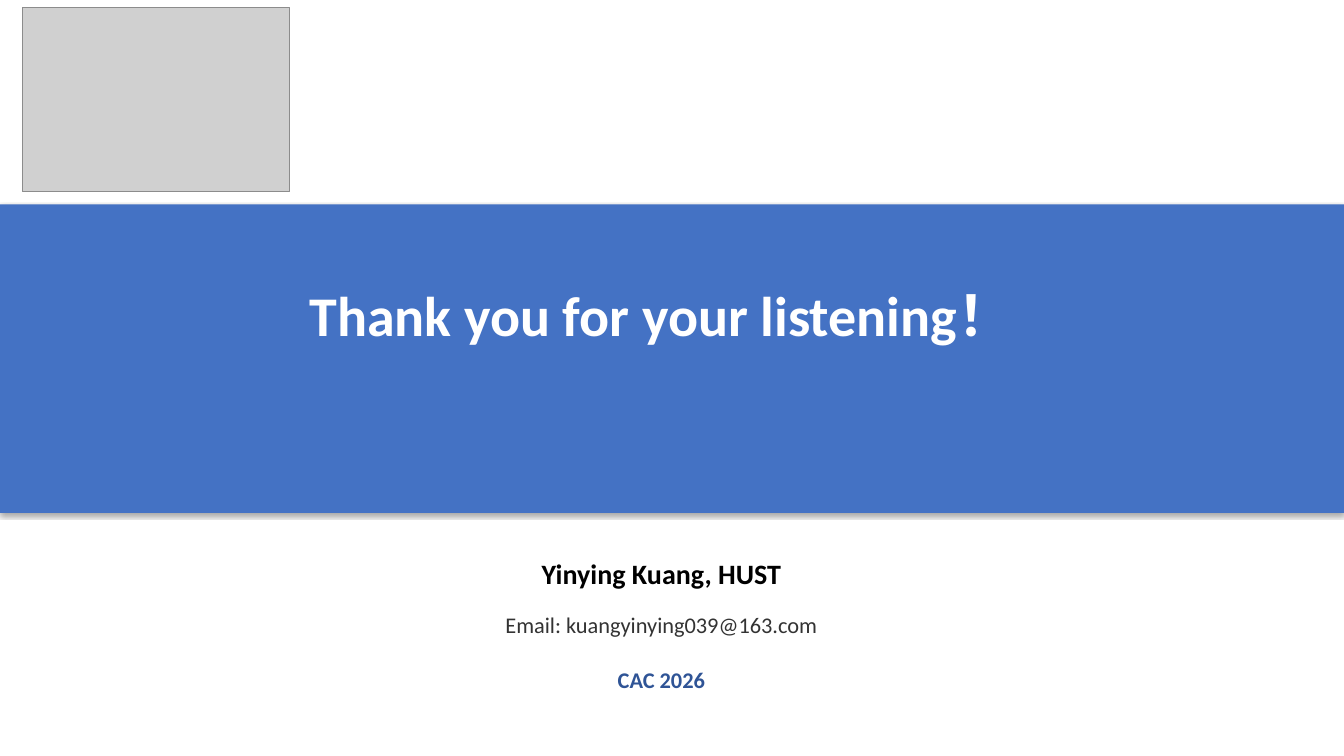
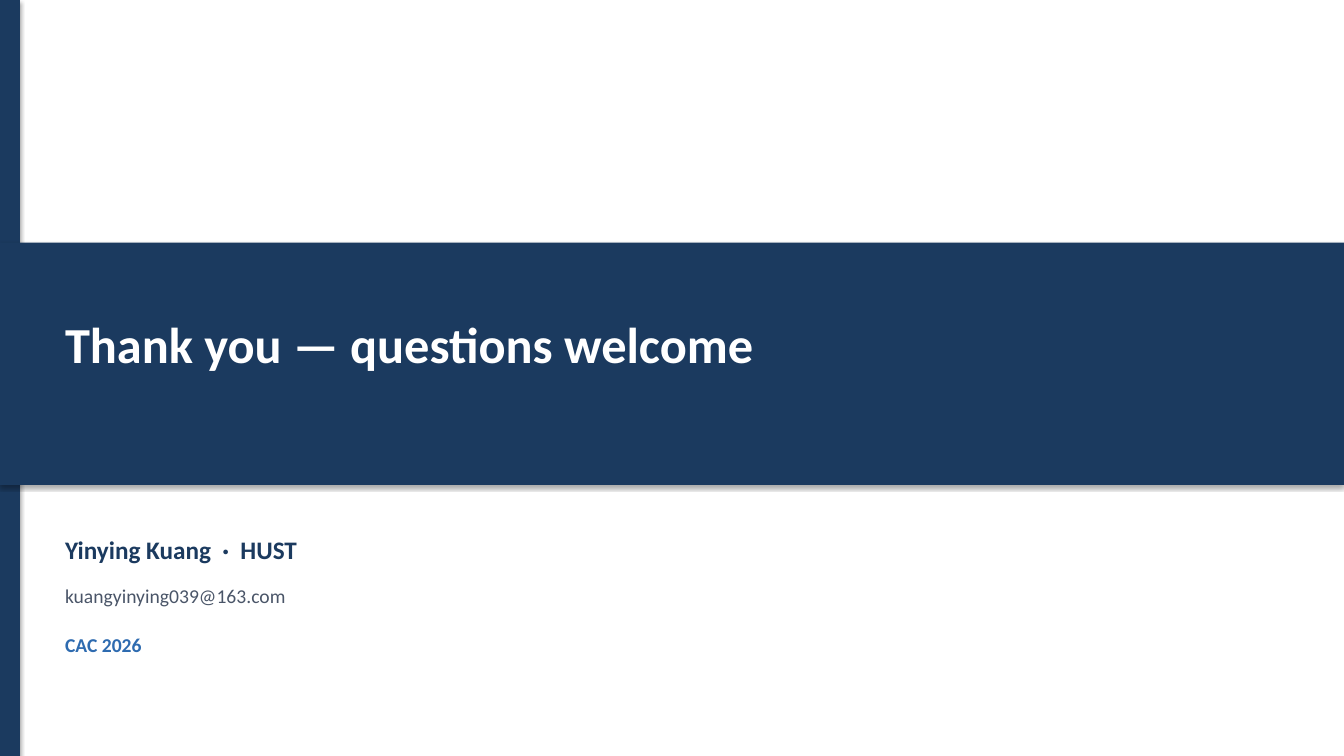
Before and after one commit to kuangyinying039/uav-swarm, a slide deck: slide 16 of presentations/CAC_IC_HGAT_MAPPO.pptx. Drawn at 1344x756 pixels with LibreOffice and Linux fonts; fonts in the diff are those of the drawing; grey boxes stand for pictures. Boxes give left, top, right and bottom in pixels: in the first picture for what was removed or moved away, otherwise in the second. Text is boxed around its words. In the diff, an @@ line names an element or a change of style, - is before the commit and + after.

```diff
--- a/presentations/CAC_IC_HGAT_MAPPO.pptx
+++ b/presentations/CAC_IC_HGAT_MAPPO.pptx
@@ rectangle added at <box>0,0,20,756</box>, fill #1B3A5F @@
@@ picture removed at <box>22,7,289,192</box> @@
@@ rectangle: place and size @@
-rectangle at <box>0,205,1344,513</box>
+rectangle at <box>0,243,1344,486</box>
@@ rectangle at <box>0,243,1344,486</box>: fill #4472C4 to #1B3A5F @@
@@ text at <box>65,327,753,371</box>: text changed; size 40 to 36 pt @@
-Thank you for your listening！
+Thank you — questions welcome
@@ text at <box>65,541,296,564</box>: text changed; size 20 to 18 pt; text colour #000000 to #1B3A5F @@
-Yinying Kuang, HUST
+Yinying Kuang · HUST
@@ text at <box>65,589,285,607</box>: text changed; size 16 to 14 pt; text colour #333333 to #4A5568 @@
-Email: kuangyinying039@163.com
+kuangyinying039@163.com
@@ text "CAC 2026": place and size @@
-text "CAC 2026" at <box>618,672,705,688</box>
+text "CAC 2026" at <box>65,638,142,652</box>
@@ text "CAC 2026" at <box>65,638,142,652</box>: size 16 to 14 pt, text colour #2F5496 to #2E6BB0; alignment centre to left @@
```
Also in this commit, not shown: 14 other slides changed, 1 slide added, 1 slide removed, 5 other files.
